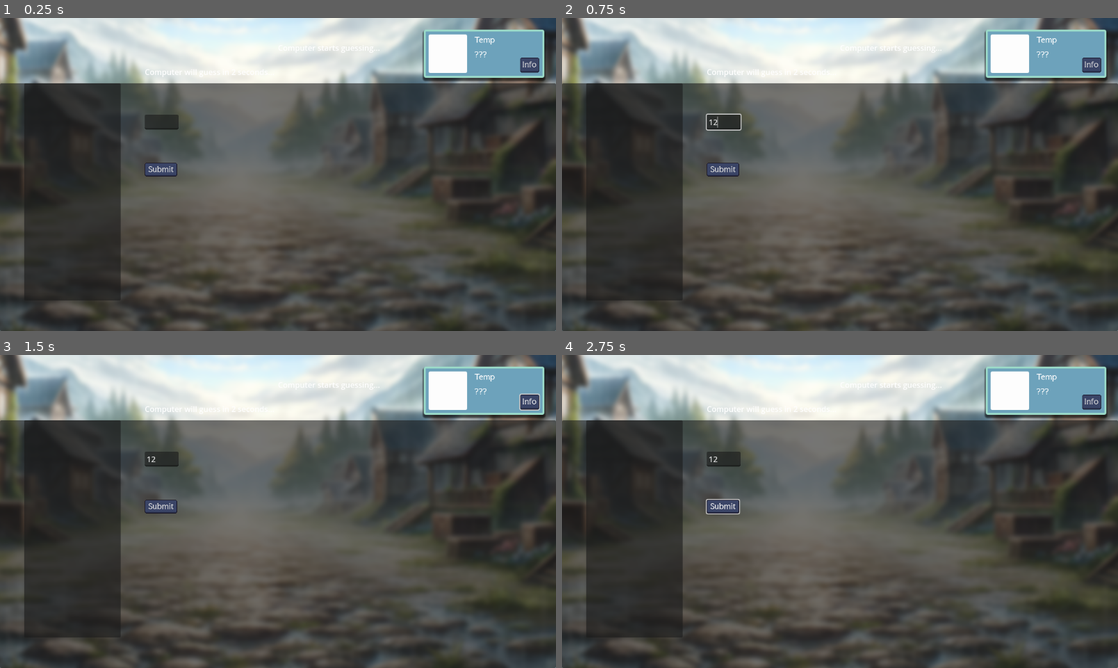
Above: before the commit, frames 1-4 (two rows, left to right).
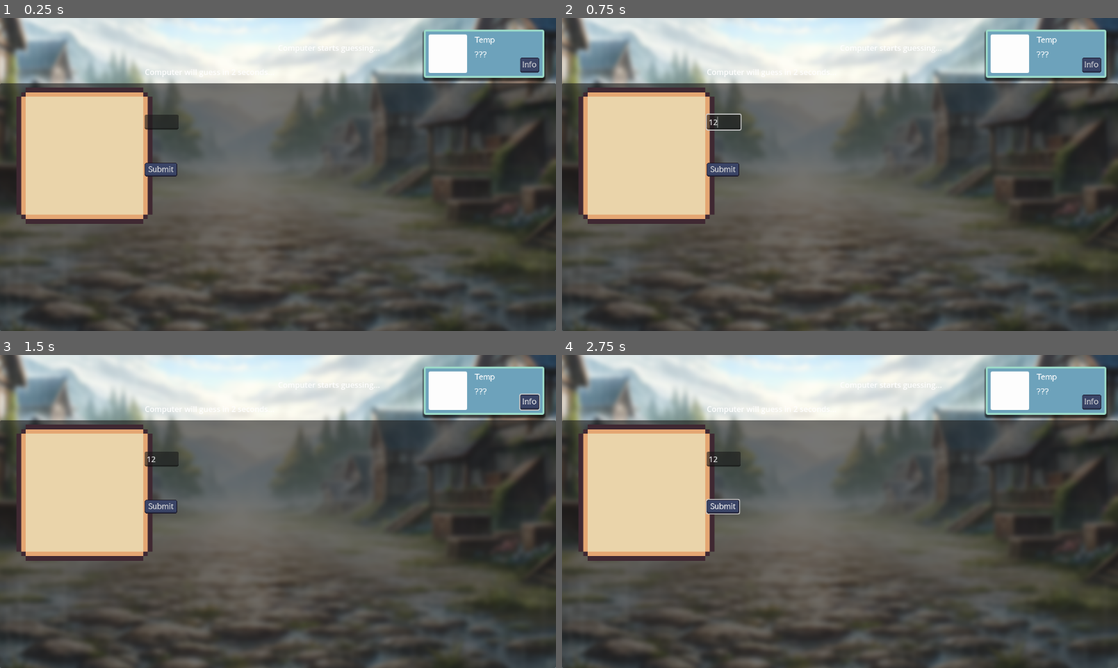
Above: after the commit, the same moments.

Repository: Quilfort/gameoff-2024
Game: Godot game, scene res://Scenes/battle.tscn
Same seed, same stepped clock (60 frames per second), same inputs: the game is played once before the commit and once after it. This scene is started directly instead of the project's main scene.
Inputs (mouse positions are in pixels of both pictures, inside the frame that each line leads up to):
- Up to frame 1 (0.25 s): no input
- Up to frame 2 (0.75 s): click (723, 121) at 0.52 s; type "12" at 0.6 s
- Up to frame 3 (1.5 s): click "Info" at 1.25 s
- Up to frame 4 (2.75 s): click "Submit" at 2 s

The runs differ from the first frame. In frame 1, 13% of the frame differs, in the area x 3-28%, y 20-91%; in frame 2, 13%; in frame 3, 13%; in frame 4, 13%.
Error after the commit: Invalid access to property or key 'name' on a base object of type 'Nil'. (res://Scripts/ui.gd:47)

Commit message:
Playing with score panel

Diff:
--- a/game-off-2024/Scenes/ui.tscn
+++ b/game-off-2024/Scenes/ui.tscn
@@ -1,8 +1,13 @@
-[gd_scene load_steps=6 format=3 uid="uid://d360y0a5qn3dt"]
+[gd_scene load_steps=8 format=3 uid="uid://d360y0a5qn3dt"]
 
 [ext_resource type="Script" path="res://Scripts/ui.gd" id="1_du2co"]
+[ext_resource type="Texture2D" uid="uid://dmnl36c55plcn" path="res://UI/GUI.png" id="2_2yvvi"]
 [ext_resource type="FontFile" uid="uid://b0y5yr7fs8qj7" path="res://Assets/Fonts/FacultyGlyphic-Regular.ttf" id="2_628rw"]
 [ext_resource type="Theme" uid="uid://deqou0uy8dcse" path="res://UI/Buttons/button_basic.tres" id="3_iu310"]
+
+[sub_resource type="StyleBoxTexture" id="StyleBoxTexture_ij4a2"]
+texture = ExtResource("2_2yvvi")
+region_rect = Rect2(48, 96, 32, 32)
 
 [sub_resource type="StyleBoxFlat" id="StyleBoxFlat_hitqs"]
 bg_color = Color(0.427171, 0.633141, 0.732023, 1)
@@ -43,14 +48,10 @@
 
 [node name="Panel" type="Panel" parent="BattleUI"]
 layout_mode = 0
-offset_left = 50.0
-offset_right = 250.0
-offset_bottom = 450.0
-
-[node name="TextureRect" type="TextureRect" parent="BattleUI/Panel"]
-layout_mode = 1
-offset_right = 200.0
-offset_bottom = 450.0
+offset_left = 25.0
+offset_right = 325.0
+offset_bottom = 300.0
+theme_override_styles/panel = SubResource("StyleBoxTexture_ij4a2")
 
 [node name="PlayerInfo" type="Node" parent="."]
 
--- a/game-off-2024/Scripts/ui.gd
+++ b/game-off-2024/Scripts/ui.gd
@@ -23,7 +23,9 @@
 			battle_field.visible = false
 			update_tournament_ui()
 		"battle":
+			player_info_box.visible = true
 			battle_field.visible = true
+			update_player_info()
 		_:
 			player_info_box.visible = true
 			battle_field.visible = false
